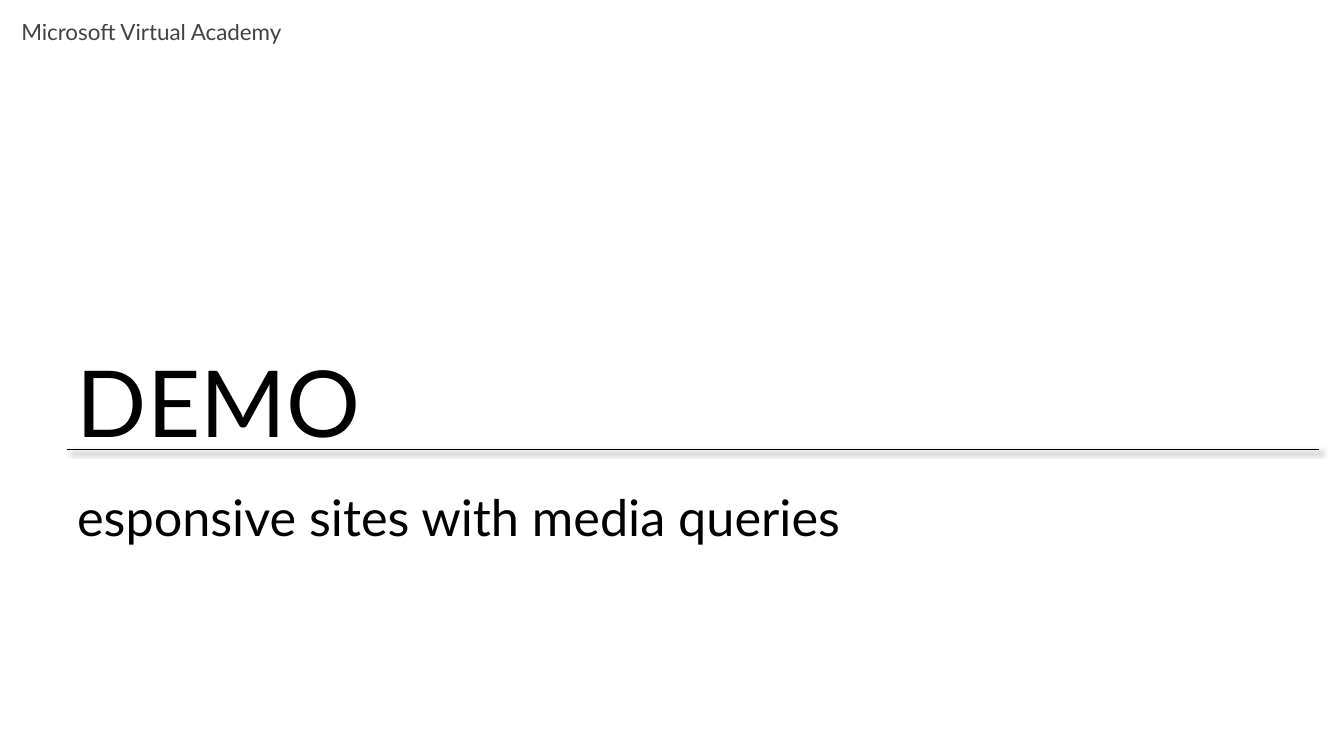
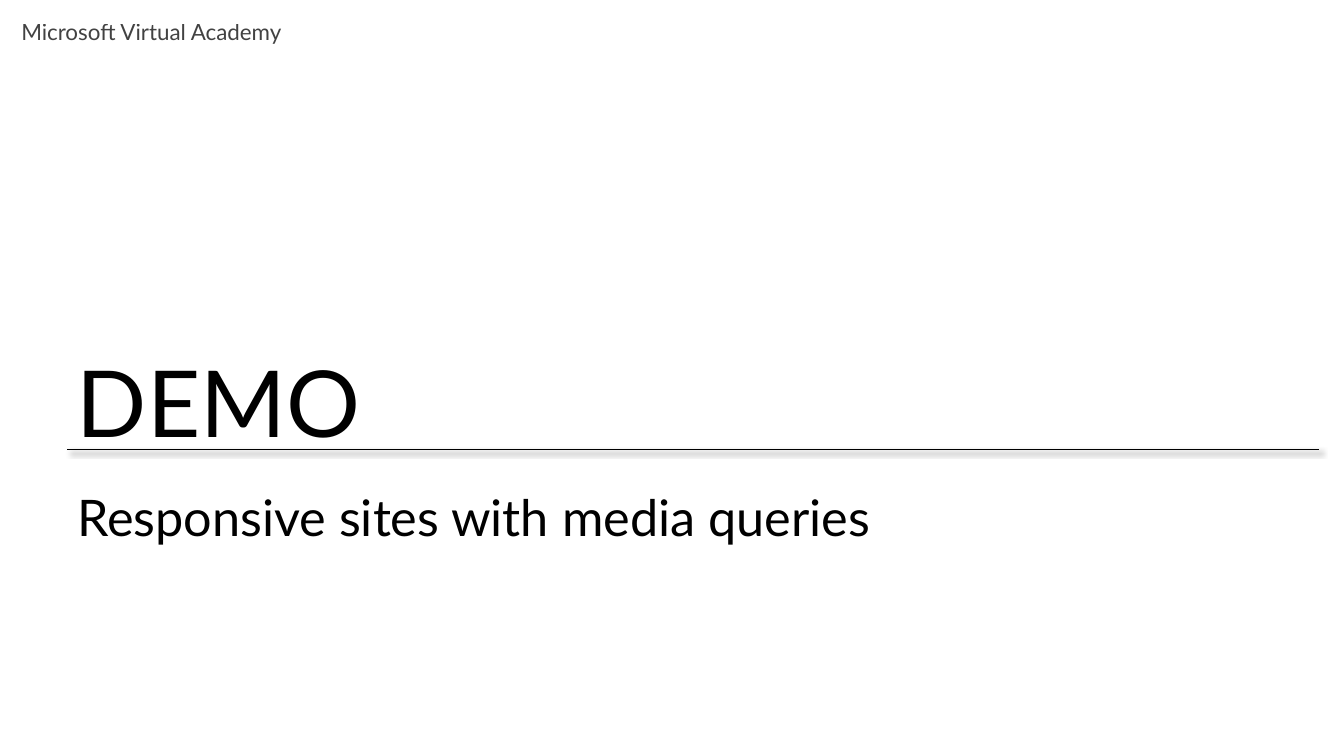
Before and after one commit to CharaD7/CSS-Style, a slide deck: slide 13 of Slides/Module 4.pptx (slide 10 before the commit). Drawn at 1344x756 pixels with LibreOffice and Linux fonts; fonts in the diff are those of the drawing. Boxes give left, top, right and bottom in pixels: in the first picture for what was removed or moved away, otherwise in the second. Text is boxed around its words. In the diff, an @@ line names an element or a change of style, - is before the commit and + after.

```diff
--- a/Slides/Module 4.pptx
+++ b/Slides/Module 4.pptx
@@ title at <box>77,499,870,545</box>: text changed @@
-esponsive sites with media queries
+Responsive sites with media queries
```
Also in this commit, not shown: 3 other slides changed, 4 slides added, 5 other files.
